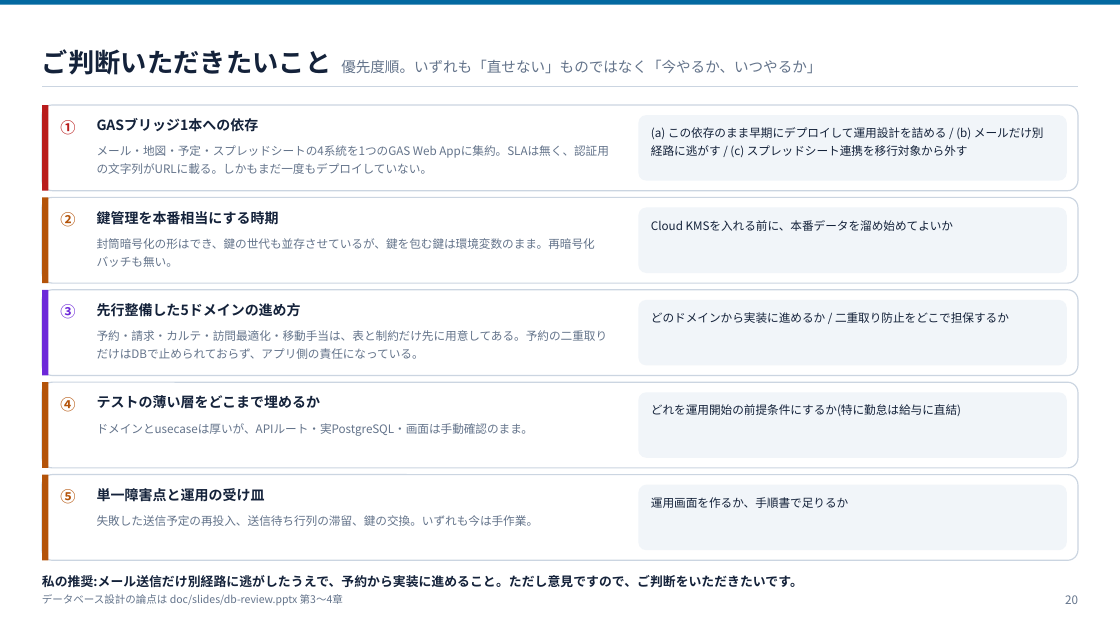
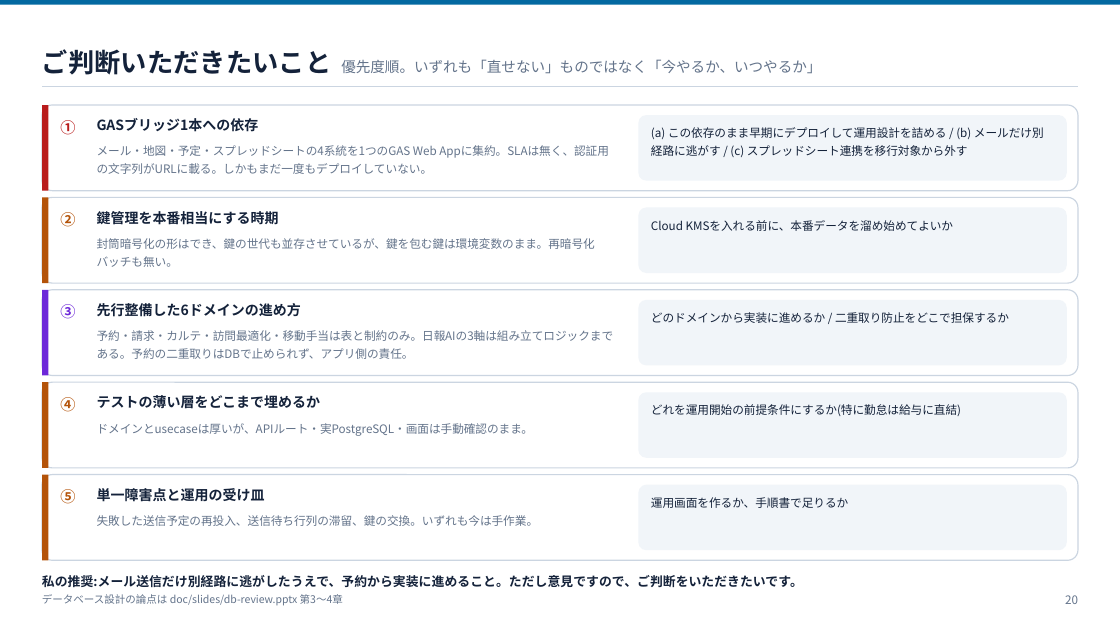
Before and after one commit to ohru131/katahimo-app, a slide deck: slide 20 of doc/slides/architecture.pptx. Drawn at 1120x630 pixels with LibreOffice and Linux fonts; fonts in the diff are those of the drawing. Boxes give left, top, right and bottom in pixels: in the first picture for what was removed or moved away, otherwise in the second. Text is boxed around its words. In the diff, an @@ line names an element or a change of style, - is before the commit and + after.

```diff
--- a/doc/slides/architecture.pptx
+++ b/doc/slides/architecture.pptx
@@ text at (97, 303, 301, 317): text changed @@
-先行整備した5ドメインの進め方
+先行整備した6ドメインの進め方
@@ text at (97, 330, 614, 359): text changed @@
-予約・請求・カルテ・訪問最適化・移動手当は、表と制約だけ先に用意してある。予約の二重取りだけはDBで止められておらず、アプリ側の責任になっている。
+予約・請求・カルテ・訪問最適化・移動手当は表と制約のみ。日報AIの3軸は組み立てロジックまである。予約の二重取りはDBで止められず、アプリ側の責任。
```
Also in this commit, not shown: 7 other slides changed, 52 other files.
